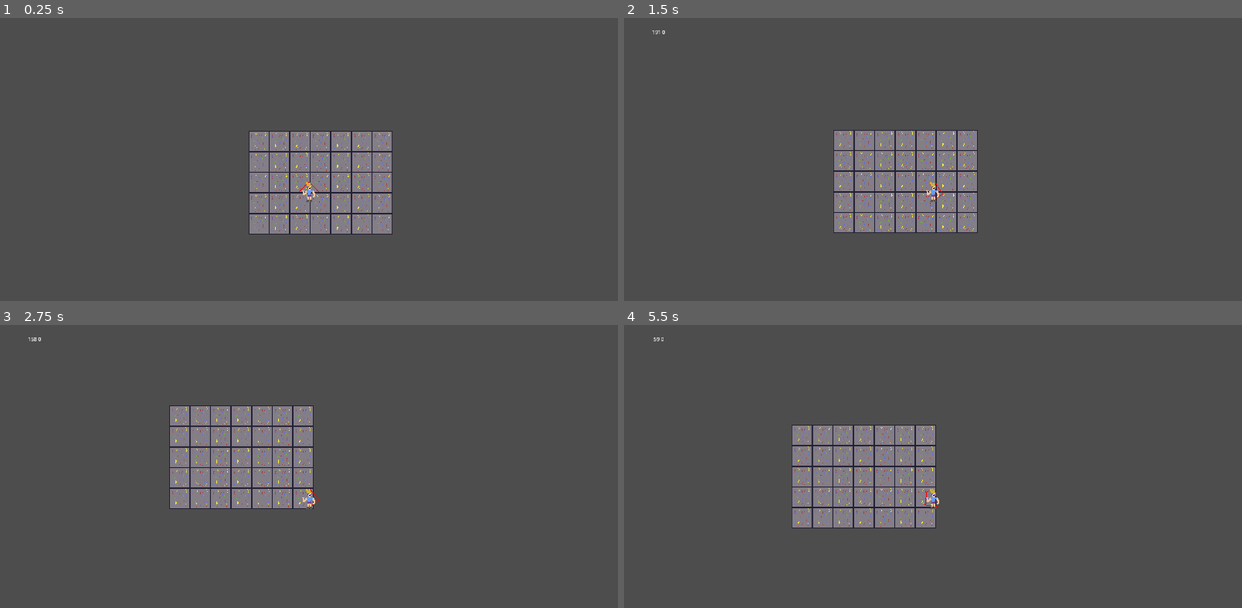
Above: before the commit, frames 1-4 (two rows, left to right).
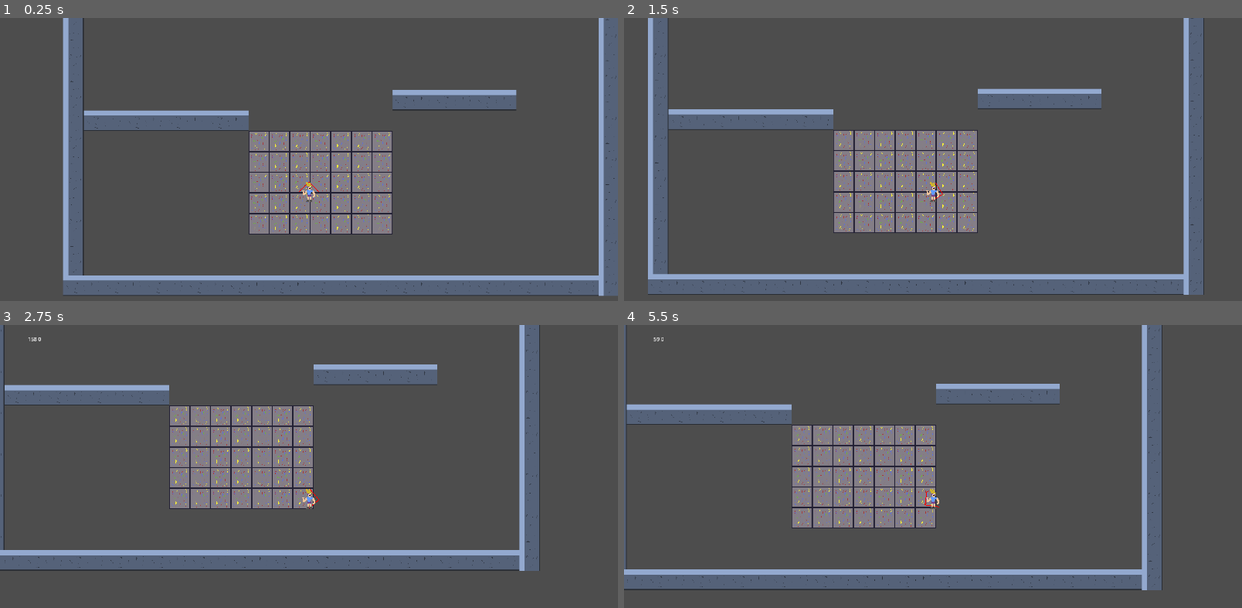
Above: after the commit, the same moments.

Repository: FinalExa/boots
Game: Godot game, scene res://Scenes/test_scene.tscn
Two runs of this game, one before a commit and one after it. Both use one fixed random seed, a clock stepped at 60 frames per second and the inputs below.
Inputs:
- Up to frame 1 (0.25 s): no input
- Up to frame 2 (1.5 s): tap Enter at 0.5 s; hold D (right) 0.53-1.28 s; hold S (down) from 1.28 s (still down)
- Up to frame 3 (2.75 s): release S (down) at 2.03 s; hold D (right) from 2.03 s (still down)
- Up to frame 4 (5.5 s): release D (right) at 2.78 s; hold W (up) 2.78-3.53 s; hold A (left) 3.53-5.03 s; hold S (down) from 5.03 s (still down)

The runs differ from the first frame. In frame 1, 15% of the frame differs, in the area x 10-100%, y 0-99%; in frame 2, 16%, in the area x 3-94%, y 0-98%; in frame 3, 13%; in frame 4, 13%.

Commit message:
Added walls in test scene

Diff:
--- /dev/null
+++ b/LevelDesign/wall.tscn
@@ -0,0 +1,14 @@
+[gd_scene load_steps=3 format=3 uid="uid://p6qu5hgrxryo"]
+
+[ext_resource type="Texture2D" uid="uid://bu1eeeasmjnc8" path="res://LevelDesign/Sprites/wall.png" id="1_8bxaa"]
+
+[sub_resource type="RectangleShape2D" id="RectangleShape2D_y6p7y"]
+size = Vector2(128, 64)
+
+[node name="Wall" type="StaticBody2D"]
+
+[node name="CollisionShape2D" type="CollisionShape2D" parent="."]
+shape = SubResource("RectangleShape2D_y6p7y")
+
+[node name="Sprite2D" type="Sprite2D" parent="."]
+texture = ExtResource("1_8bxaa")
--- a/Scenes/test_scene.tscn
+++ b/Scenes/test_scene.tscn
@@ -1,7 +1,8 @@
-[gd_scene load_steps=5 format=3 uid="uid://de61jcfn57wpc"]
+[gd_scene load_steps=6 format=3 uid="uid://de61jcfn57wpc"]
 
 [ext_resource type="PackedScene" uid="uid://dqg13lpbwrv7" path="res://Player/player_character.tscn" id="1_ch2k2"]
 [ext_resource type="Texture2D" uid="uid://d27fhjyaxe3qg" path="res://LevelDesign/Sprites/tile.png" id="2_tpg0d"]
+[ext_resource type="PackedScene" uid="uid://p6qu5hgrxryo" path="res://LevelDesign/wall.tscn" id="3_bx1r5"]
 
 [sub_resource type="TileSetAtlasSource" id="TileSetAtlasSource_k7xlt"]
 texture = ExtResource("2_tpg0d")
@@ -24,4 +25,258 @@
 format = 2
 layer_0/tile_data = PackedInt32Array(1441837, 0, 0, 1179693, 0, 0, 1179697, 0, 0, 1441841, 0, 0, 1703981, 0, 0, 1703985 …(428 unchanged characters)…
 
-[node name="Wall" type="StaticBody2D" parent="."]
+[node name="Walls" type="Node2D" parent="."]
+
+[node name="Wall" parent="Walls" instance=ExtResource("3_bx1r5")]
+position = Vector2(384, 608)
+
+[node name="Wall23" parent="Walls" instance=ExtResource("3_bx1r5")]
+position = Vector2(256, 608)
+
+[node name="Wall24" parent="Walls" instance=ExtResource("3_bx1r5")]
+position = Vector2(128, 608)
+
+[node name="Wall25" parent="Walls" instance=ExtResource("3_bx1r5")]
+position = Vector2(0, 608)
+
+[node name="Wall26" parent="Walls" instance=ExtResource("3_bx1r5")]
+position = Vector2(-128, 608)
+
+[node name="Wall27" parent="Walls" instance=ExtResource("3_bx1r5")]
+position = Vector2(-160, 512)
+rotation = -1.5708
+
+[node name="Wall28" parent="Walls" instance=ExtResource("3_bx1r5")]
+position = Vector2(-160, 384)
+rotation = -1.5708
+
+[node name="Wall29" parent="Walls" instance=ExtResource("3_bx1r5")]
+position = Vector2(-160, 256)
+rotation = -1.5708
+
+[node name="Wall30" parent="Walls" instance=ExtResource("3_bx1r5")]
+position = Vector2(-160, 128)
+rotation = -1.5708
+
+[node name="Wall31" parent="Walls" instance=ExtResource("3_bx1r5")]
+position = Vector2(-160, 0)
+rotation = -1.5708
+
+[node name="Wall32" parent="Walls" instance=ExtResource("3_bx1r5")]
+position = Vector2(-160, -128)
+rotation = -1.5708
+
+[node name="Wall33" parent="Walls" instance=ExtResource("3_bx1r5")]
+position = Vector2(-160, -256)
+rotation = -1.5708
+
+[node name="Wall34" parent="Walls" instance=ExtResource("3_bx1r5")]
+position = Vector2(-160, -384)
+rotation = -1.57079
+
+[node name="Wall35" parent="Walls" instance=ExtResource("3_bx1r5")]
+position = Vector2(-160, -512)
+rotation = -1.5708
+
+[node name="Wall36" parent="Walls" instance=ExtResource("3_bx1r5")]
+position = Vector2(-160, -640)
+rotation = -1.5708
+
+[node name="Wall37" parent="Walls" instance=ExtResource("3_bx1r5")]
+position = Vector2(-160, -768)
+rotation = -1.5708
+
+[node name="Wall68" parent="Walls" instance=ExtResource("3_bx1r5")]
+position = Vector2(1056, -576)
+rotation = -1.57079
+
+[node name="Wall69" parent="Walls" instance=ExtResource("3_bx1r5")]
+position = Vector2(1056, -704)
+rotation = -1.5708
+
+[node name="Wall70" parent="Walls" instance=ExtResource("3_bx1r5")]
+position = Vector2(1056, -832)
+rotation = -1.5708
+
+[node name="Wall71" parent="Walls" instance=ExtResource("3_bx1r5")]
+position = Vector2(1056, -960)
+rotation = -1.5708
+
+[node name="Wall38" parent="Walls" instance=ExtResource("3_bx1r5")]
+position = Vector2(-160, -896)
+rotation = -1.5708
+
+[node name="Wall39" parent="Walls" instance=ExtResource("3_bx1r5")]
+position = Vector2(-160, -1024)
+rotation = -1.5708
+
+[node name="Wall40" parent="Walls" instance=ExtResource("3_bx1r5")]
+position = Vector2(-160, -1152)
+rotation = -1.5708
+
+[node name="Wall41" parent="Walls" instance=ExtResource("3_bx1r5")]
+position = Vector2(1504, 576)
+rotation = -1.5708
+
+[node name="Wall42" parent="Walls" instance=ExtResource("3_bx1r5")]
+position = Vector2(1504, 448)
+rotation = -1.5708
+
+[node name="Wall43" parent="Walls" instance=ExtResource("3_bx1r5")]
+position = Vector2(1504, 320)
+rotation = -1.5708
+
+[node name="Wall44" parent="Walls" instance=ExtResource("3_bx1r5")]
+position = Vector2(1504, 192)
+rotation = -1.5708
+
+[node name="Wall45" parent="Walls" instance=ExtResource("3_bx1r5")]
+position = Vector2(1504, 64)
+rotation = -1.5708
+
+[node name="Wall46" parent="Walls" instance=ExtResource("3_bx1r5")]
+position = Vector2(1504, -64)
+rotation = -1.5708
+
+[node name="Wall47" parent="Walls" instance=ExtResource("3_bx1r5")]
+position = Vector2(1504, -192)
+rotation = -1.5708
+
+[node name="Wall48" parent="Walls" instance=ExtResource("3_bx1r5")]
+position = Vector2(1504, -320)
+rotation = -1.5708
+
+[node name="Wall49" parent="Walls" instance=ExtResource("3_bx1r5")]
+position = Vector2(1504, -448)
+rotation = -1.5708
+
+[node name="Wall50" parent="Walls" instance=ExtResource("3_bx1r5")]
+position = Vector2(1504, -576)
+rotation = -1.5708
+
+[node name="Wall51" parent="Walls" instance=ExtResource("3_bx1r5")]
+position = Vector2(1504, -704)
+rotation = -1.5708
+
+[node name="Wall52" parent="Walls" instance=ExtResource("3_bx1r5")]
+position = Vector2(1504, -832)
+rotation = -1.5708
+
+[node name="Wall53" parent="Walls" instance=ExtResource("3_bx1r5")]
+position = Vector2(1504, -960)
+rotation = -1.5708
+
+[node name="Wall54" parent="Walls" instance=ExtResource("3_bx1r5")]
+position = Vector2(1504, -1088)
+rotation = -1.5708
+
+[node name="Wall2" parent="Walls" instance=ExtResource("3_bx1r5")]
+position = Vector2(512, 608)
+
+[node name="Wall3" parent="Walls" instance=ExtResource("3_bx1r5")]
+position = Vector2(640, 608)
+
+[node name="Wall4" parent="Walls" instance=ExtResource("3_bx1r5")]
+position = Vector2(768, 608)
+
+[node name="Wall5" parent="Walls" instance=ExtResource("3_bx1r5")]
+position = Vector2(896, 608)
+
+[node name="Wall16" parent="Walls" instance=ExtResource("3_bx1r5")]
+position = Vector2(-64, 96)
+
+[node name="Wall17" parent="Walls" instance=ExtResource("3_bx1r5")]
+position = Vector2(64, 96)
+
+[node name="Wall18" parent="Walls" instance=ExtResource("3_bx1r5")]
+position = Vector2(192, 96)
+
+[node name="Wall19" parent="Walls" instance=ExtResource("3_bx1r5")]
+position = Vector2(320, 96)
+
+[node name="Wall20" parent="Walls" instance=ExtResource("3_bx1r5")]
+position = Vector2(64, -672)
+
+[node name="Wall21" parent="Walls" instance=ExtResource("3_bx1r5")]
+position = Vector2(192, -672)
+
+[node name="Wall22" parent="Walls" instance=ExtResource("3_bx1r5")]
+position = Vector2(320, -672)
+
+[node name="Wall72" parent="Walls" instance=ExtResource("3_bx1r5")]
+position = Vector2(896, 32)
+
+[node name="Wall73" parent="Walls" instance=ExtResource("3_bx1r5")]
+position = Vector2(1024, 32)
+
+[node name="Wall74" parent="Walls" instance=ExtResource("3_bx1r5")]
+position = Vector2(1152, 32)
+
+[node name="Wall6" parent="Walls" instance=ExtResource("3_bx1r5")]
+position = Vector2(1024, 608)
+
+[node name="Wall7" parent="Walls" instance=ExtResource("3_bx1r5")]
+position = Vector2(1152, 608)
+
+[node name="Wall8" parent="Walls" instance=ExtResource("3_bx1r5")]
+position = Vector2(1280, 608)
+
+[node name="Wall9" parent="Walls" instance=ExtResource("3_bx1r5")]
+position = Vector2(1408, 608)
+
+[node name="Wall55" parent="Walls" instance=ExtResource("3_bx1r5")]
+position = Vector2(448, -1184)
+
+[node name="Wall56" parent="Walls" instance=ExtResource("3_bx1r5")]
+position = Vector2(320, -1184)
+
+[node name="Wall57" parent="Walls" instance=ExtResource("3_bx1r5")]
+position = Vector2(192, -1184)
+
+[node name="Wall58" parent="Walls" instance=ExtResource("3_bx1r5")]
+position = Vector2(64, -1184)
+
+[node name="Wall59" parent="Walls" instance=ExtResource("3_bx1r5")]
+position = Vector2(-64, -1184)
+
+[node name="Wall60" parent="Walls" instance=ExtResource("3_bx1r5")]
+position = Vector2(576, -1184)
+
+[node name="Wall61" parent="Walls" instance=ExtResource("3_bx1r5")]
+position = Vector2(704, -1184)
+
+[node name="Wall62" parent="Walls" instance=ExtResource("3_bx1r5")]
+position = Vector2(832, -1184)
+
+[node name="Wall63" parent="Walls" instance=ExtResource("3_bx1r5")]
+position = Vector2(960, -1184)
+
+[node name="Wall64" parent="Walls" instance=ExtResource("3_bx1r5")]
+position = Vector2(1088, -1184)
+
+[node name="Wall65" parent="Walls" instance=ExtResource("3_bx1r5")]
+position = Vector2(1216, -1184)
+
+[node name="Wall66" parent="Walls" instance=ExtResource("3_bx1r5")]
+position = Vector2(1344, -1184)
+
+[node name="Wall67" parent="Walls" instance=ExtResource("3_bx1r5")]
+position = Vector2(1472, -1184)
+
+[node name="Wall10" parent="Walls" instance=ExtResource("3_bx1r5")]
+position = Vector2(768, -288)
+
+[node name="Wall11" parent="Walls" instance=ExtResource("3_bx1r5")]
+position = Vector2(896, -288)
+
+[node name="Wall12" parent="Walls" instance=ExtResource("3_bx1r5")]
+position = Vector2(1024, -288)
+
+[node name="Wall13" parent="Walls" instance=ExtResource("3_bx1r5")]
+position = Vector2(1152, -288)
+
+[node name="Wall14" parent="Walls" instance=ExtResource("3_bx1r5")]
+position = Vector2(1280, -288)
+
+[node name="Wall15" parent="Walls" instance=ExtResource("3_bx1r5")]
+position = Vector2(1408, -288)
Binary file added: LevelDesign/Sprites/wall.png
Not shown, added: LevelDesign/Sprites/wall.png.import
